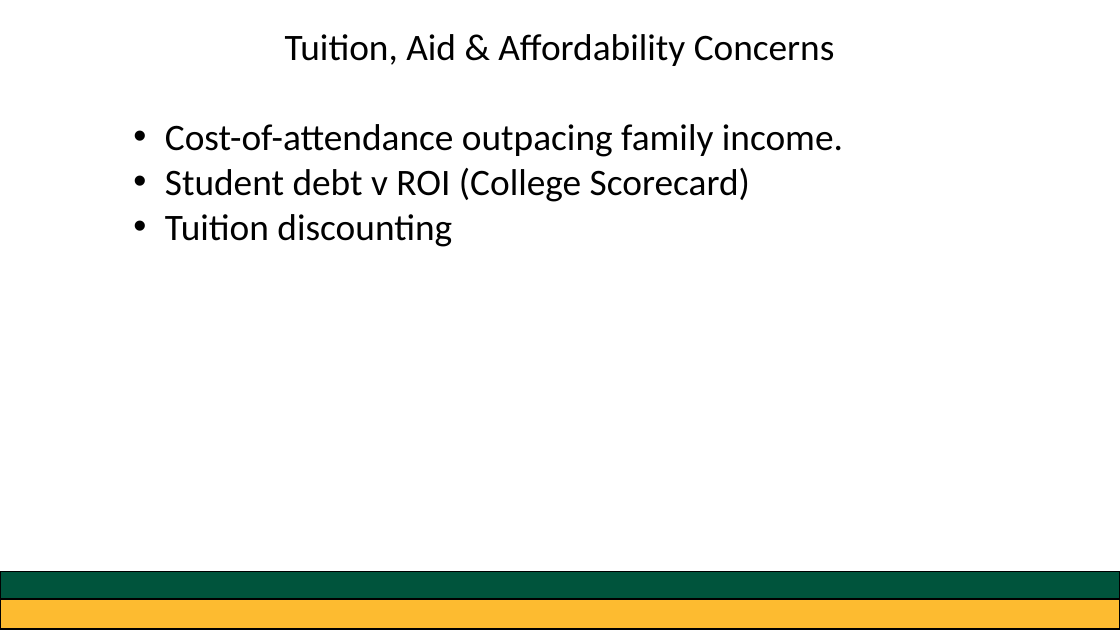
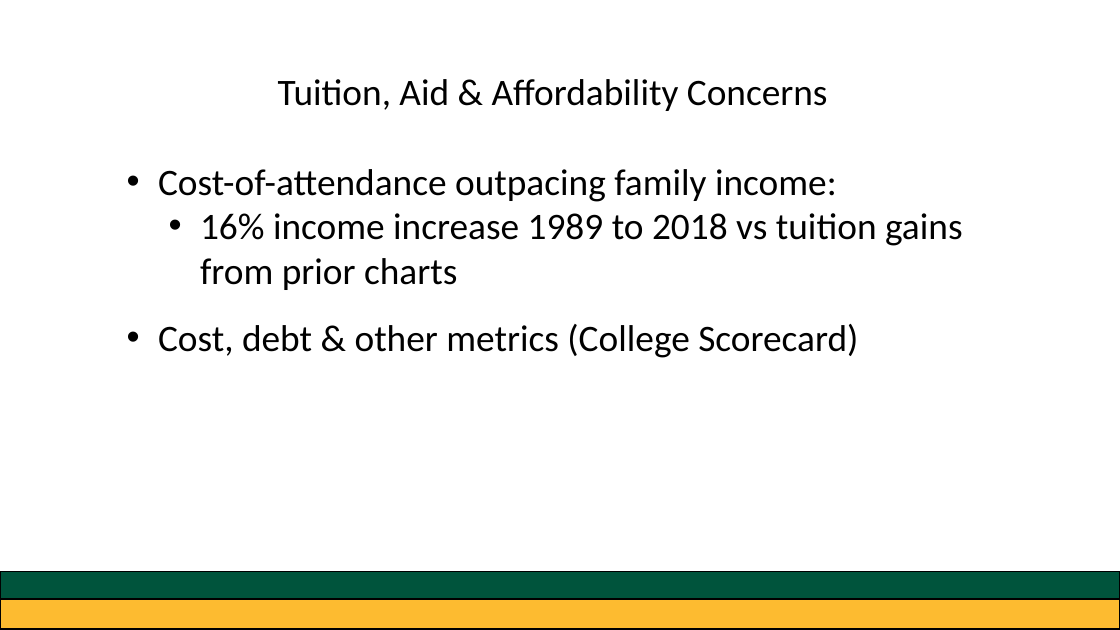
Before and after one commit to greg-dubrow/USF-talk-February-2020, a slide deck: slide 16 of usf_presentation_0220_gdubrow.pptx. Drawn at 1120x630 pixels with LibreOffice and Linux fonts; fonts in the diff are those of the drawing. Boxes give left, top, right and bottom in pixels: in the first picture for what was removed or moved away, otherwise in the second. Text is boxed around its words. In the diff, an @@ line names an element or a change of style, - is before the commit and + after.

Commit message:
chart tweaks, ppt finalized

```diff
--- a/usf_presentation_0220_gdubrow.pptx
+++ b/usf_presentation_0220_gdubrow.pptx
@@ text "Tuition, Aid & Affordability Concerns": place and size @@
-text "Tuition, Aid & Affordability Concerns" at (165, 34, 843, 247)
+text "Tuition, Aid & Affordability Concerns" at (158, 79, 963, 358)
@@ text at (158, 169, 963, 358): text changed @@
-• Cost-of-attendance outpacing family income.
-• Student debt v ROI (College Scorecard)
-• Tuition discounting
+• Cost-of-attendance outpacing family income:
+  • 16% income increase 1989 to 2018 vs tuition gains from prior charts
+• Cost, debt & other metrics (College Scorecard)
```
Also in this commit, not shown: 6 other slides changed, 6 slides added, 2 slides removed, 7 other files.
